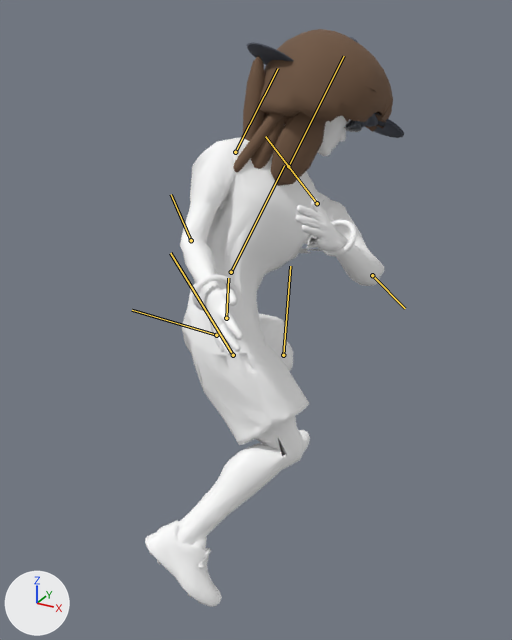
An edit to the glTF model art/blender/golfer-motion-r6.glb, drawn before and after from the same camera.
One viewpoint serves both versions: a camera (50 mm lens) standing at (1.063, -1.748, 1.711) and looking at (0.113, -0.02, 0.847). Arrows for +X, +Y and +Z are at lower left; the lights stay in place. The older version comes first. Both versions are drawn at frame 12 of the action 'backhand_oi_left'; the numbers are the values there. The bones that change, and the others that lie on the model, are drawn over the model as lines.

Objects in the first picture: 'accessory_wristbandL', 'accessory_wristbandR', 'body', 'glasses_round', 'glasses_sport', 'hair_afro', 'hair_braids', 'hair_long', 'hair_ponytail', 'headwear_backcap', 'headwear_beanie', 'headwear_bucket', 'headwear_cap', 'headwear_visor'.
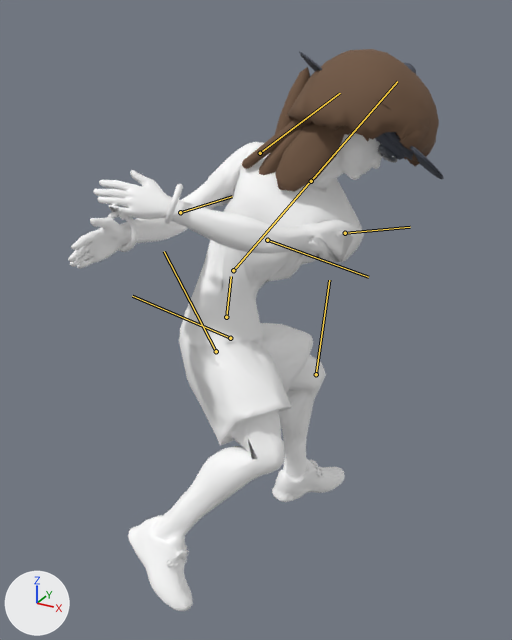
Boxes [x1, y1, x2, y2] around the edits, measured in the pictures (512 x 640 px):
'body', posed
    before: [145, 116, 385, 607]
    after: [68, 132, 382, 611]
'hair_afro', posed (12% wider, 14% taller)
    before: [258, 29, 393, 132]
    after: [287, 49, 439, 167]
'hair_long', posed (12% wider, 7% shorter)
    before: [251, 112, 349, 186]
    after: [259, 122, 369, 191]
'hair_ponytail', posed
    before: [243, 55, 265, 141]
    after: [275, 67, 310, 134]
'hair_braids', posed
    before: [233, 113, 284, 172]
    after: [242, 119, 307, 169]
'accessory_wristbandR', posed
    before: [192, 274, 235, 312]
    after: [108, 212, 138, 252]
'accessory_wristbandL', posed (47% narrower, 8% taller)
    before: [322, 219, 357, 256]
    after: [165, 184, 183, 224]
'headwear_backcap', posed (mostly hidden afterwards)
    before: [247, 42, 294, 65]
    after: [299, 52, 322, 71]
'headwear_cap', posed
    before: [366, 120, 404, 138]
    after: [408, 147, 443, 179]
'headwear_beanie', posed (mostly hidden)
    before: [348, 37, 368, 128]
    after: [375, 63, 416, 160]
'headwear_bucket', posed (mostly hidden)
    before: [365, 114, 378, 127]
    after: [383, 132, 413, 160]
'glasses_sport', posed
    before: [344, 121, 362, 132]
    after: [378, 144, 398, 163]
'headwear_visor', posed (mostly hidden)
    before: [375, 113, 404, 134]
    after: [411, 146, 444, 178]
bone 'root', root to tip
    before: (226, 318) to (228, 278)
    after: (226, 317) to (231, 276)
bone 'hipL', root to tip
    before: (216, 335) to (132, 310)
    after: (230, 338) to (132, 296)
bone 'knL', root to tip
    before: (283, 355) to (290, 266)
    after: (316, 374) to (329, 280)
bone 'hipR', root to tip
    before: (233, 355) to (170, 253)
    after: (216, 351) to (164, 251)
bone 'spine', root to tip
    before: (231, 272) to (284, 165)
    after: (233, 270) to (311, 180)
bone 'head', root to tip
    before: (288, 166) to (344, 56)
    after: (311, 181) to (397, 81)
bone 'shL', root to tip
    before: (317, 203) to (265, 136)
    after: (345, 233) to (410, 227)
bone 'elL', root to tip
    before: (372, 275) to (405, 308)
    after: (267, 240) to (368, 277)
bone 'shR', root to tip
    before: (235, 152) to (278, 68)
    after: (260, 153) to (340, 93)
bone 'elR', root to tip
    before: (191, 240) to (171, 194)
    after: (180, 212) to (232, 196)

Patch to the scene script:
```diff
--- a/art/blender/golfer-motion-r6.glb.py
+++ b/art/blender/golfer-motion-r6.glb.py
@@ bone_root @@
 bone_root = bpy.data.objects['ChainsRig'].pose.bones['root']
-bone_root.location = (0.0, -0.141, 0.0)
-bone_root.rotation_quaternion = (0.929, -0.056, -0.366, 0.022)  # degrees (-9, -43, 6)
+bone_root.location = (0.0, -0.138, 0.0)
+bone_root.rotation_quaternion = (0.798, -0.09, -0.592, 0.067)  # degrees (-38, -69, 37)
@@ bone_hipl @@
 bone_hipl = bpy.data.objects['ChainsRig'].pose.bones['hipL']  # child of 'root'
-bone_hipl.rotation_quaternion = (0.827, 0.523, 0.109, -0.172)  # degrees (63, 21, -11)
+bone_hipl.rotation_quaternion = (0.813, 0.512, 0.147, -0.234)  # degrees (61, 29, -15)
@@ bone_knl @@
 bone_knl = bpy.data.objects['ChainsRig'].pose.bones['knL']  # child of 'hipL'
-bone_knl.rotation_quaternion = (0.877, -0.481, 0.0, 0.0)  # degrees (-57, 0, 0)
+bone_knl.rotation_quaternion = (0.855, -0.518, 0.0, 0.0)  # degrees (-62, 0, 0)
@@ bone_hipr @@
 bone_hipr = bpy.data.objects['ChainsRig'].pose.bones['hipR']  # child of 'root'
-bone_hipr.rotation_quaternion = (0.955, 0.266, -0.035, 0.124)  # degrees (30, -8, 13)
+bone_hipr.rotation_quaternion = (0.93, 0.338, -0.049, 0.135)  # degrees (39, -10, 13)
@@ bone_spine @@
 bone_spine = bpy.data.objects['ChainsRig'].pose.bones['spine']  # child of 'root'
-bone_spine.rotation_quaternion = (0.762, -0.162, -0.606, 0.159)  # degrees (-64, -61, 64)
+bone_spine.rotation_quaternion = (0.657, -0.208, -0.693, 0.212)  # degrees (-95, -55, 95)
@@ bone_head @@
 bone_head = bpy.data.objects['ChainsRig'].pose.bones['head']  # child of 'spine'
-bone_head.rotation_quaternion = (0.796, 0.0, 0.605, 0.0)  # degrees (0, 74, 0)
+bone_head.rotation_quaternion = (0.749, 0.013, 0.663, 0.012)  # degrees (16, 83, 16)
@@ bone_shl @@
 bone_shl = bpy.data.objects['ChainsRig'].pose.bones['shL']  # child of 'spine'
-bone_shl.rotation_quaternion = (0.741, 0.257, -0.405, -0.471)  # degrees (55, -21, -76)
+bone_shl.rotation_quaternion = (0.431, 0.461, -0.725, -0.274)  # degrees (121, -22, -103)
@@ bone_ell @@
 bone_ell = bpy.data.objects['ChainsRig'].pose.bones['elL']  # child of 'shL'
-bone_ell.rotation_quaternion = (0.582, 0.813, 0.0, 0.0)  # degrees (109, 0, 0)
+bone_ell.rotation_quaternion = (0.939, 0.343, 0.0, 0.0)  # degrees (40, 0, 0)
@@ bone_shr @@
 bone_shr = bpy.data.objects['ChainsRig'].pose.bones['shR']  # child of 'spine'
-bone_shr.rotation_quaternion = (0.989, 0.124, -0.009, 0.074)  # degrees (14, -2, 8)
+bone_shr.rotation_quaternion = (0.987, 0.133, -0.012, 0.091)  # degrees (15, -3, 10)
@@ bone_elr @@
 bone_elr = bpy.data.objects['ChainsRig'].pose.bones['elR']  # child of 'shR'
-bone_elr.rotation_quaternion = (0.878, 0.479, 0.0, 0.0)  # degrees (57, 0, 0)
+bone_elr.rotation_quaternion = (0.881, 0.472, 0.0, 0.0)  # degrees (56, 0, 0)
```
